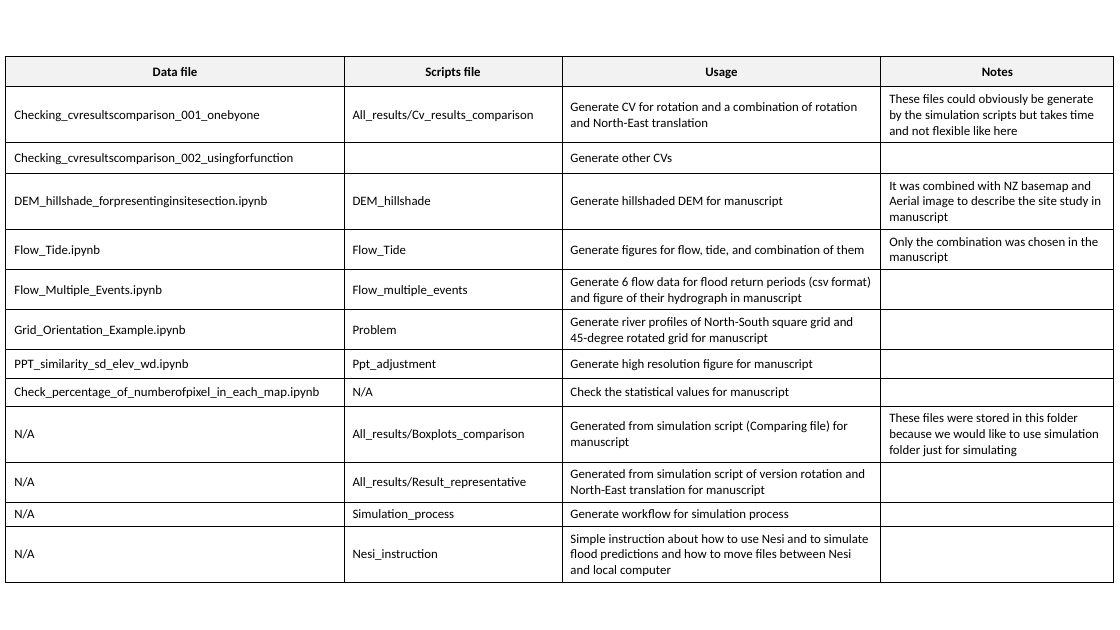
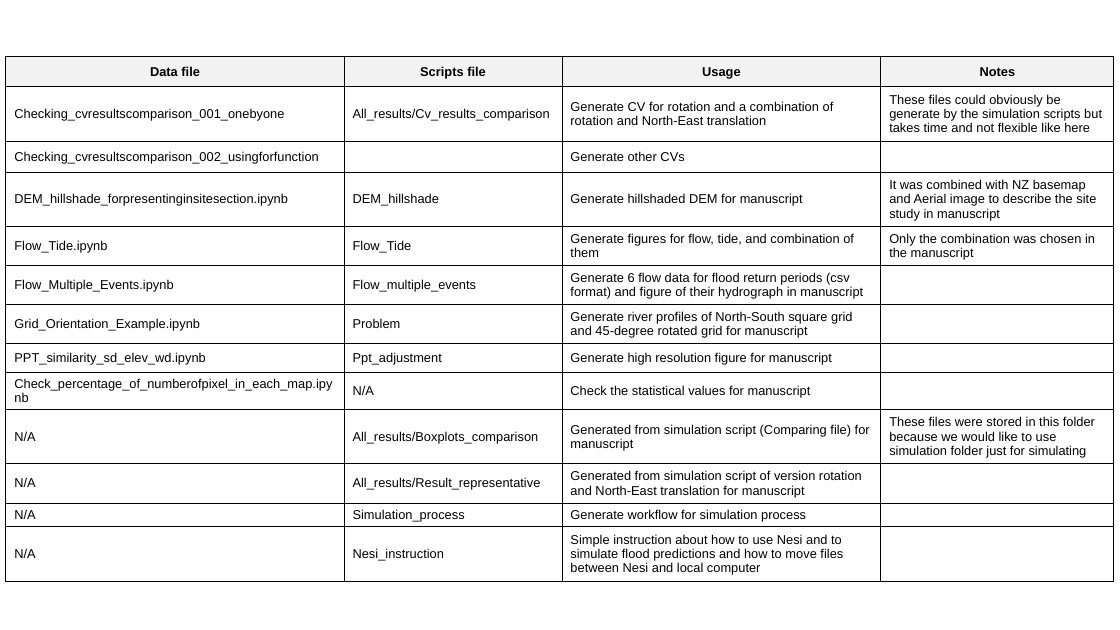
Before and after one commit to Martin20494/Grid_Orientation, a slide deck: slide 1 of other_files/file_structure/File_structure.pptx. Drawn at 1120x630 pixels with LibreOffice and Linux fonts; fonts in the diff are those of the drawing. Boxes give left, top, right and bottom in pixels: in the first picture for what was removed or moved away, otherwise in the second. Text is boxed around its words. In the diff, an @@ line names an element or a change of style, - is before the commit and + after.

```diff
--- a/other_files/file_structure/File_structure.pptx
+++ b/other_files/file_structure/File_structure.pptx
@@ table at (6,57,1115,585) @@
@@ font Calibri to Arial @@
```
Also in this commit, not shown: 1 other file.
